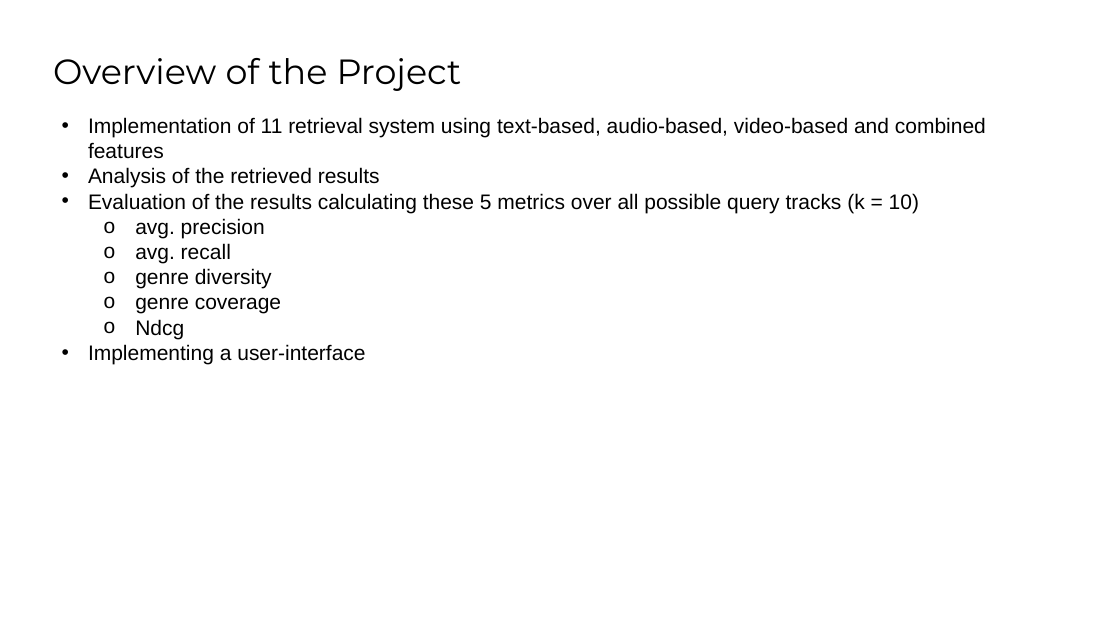
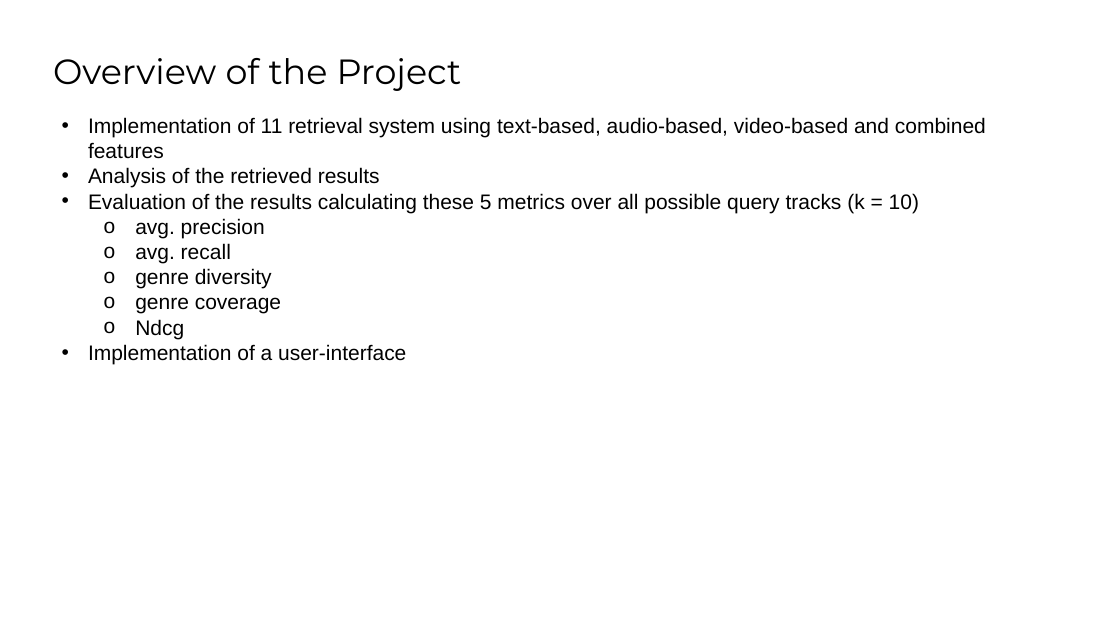
Before and after one commit to SaraCoolman/MMSR, a slide deck: slide 3 of project_3_team_E/Final Presentation.pptx. Drawn at 1120x630 pixels with LibreOffice and Linux fonts; fonts in the diff are those of the drawing; background and template pictures are left out. Boxes give left, top, right and bottom in pixels: in the first picture for what was removed or moved away, otherwise in the second. Text is boxed around its words. In the diff, an @@ line names an element or a change of style, - is before the commit and + after.

```diff
--- a/project_3_team_E/Final Presentation.pptx
+++ b/project_3_team_E/Final Presentation.pptx
@@ text at [88,344,406,364]: text changed @@
-• Implementing a user-interface
+• Implementation of a user-interface
```
Also in this commit, not shown: 10 other slides changed, 1 slide added.
